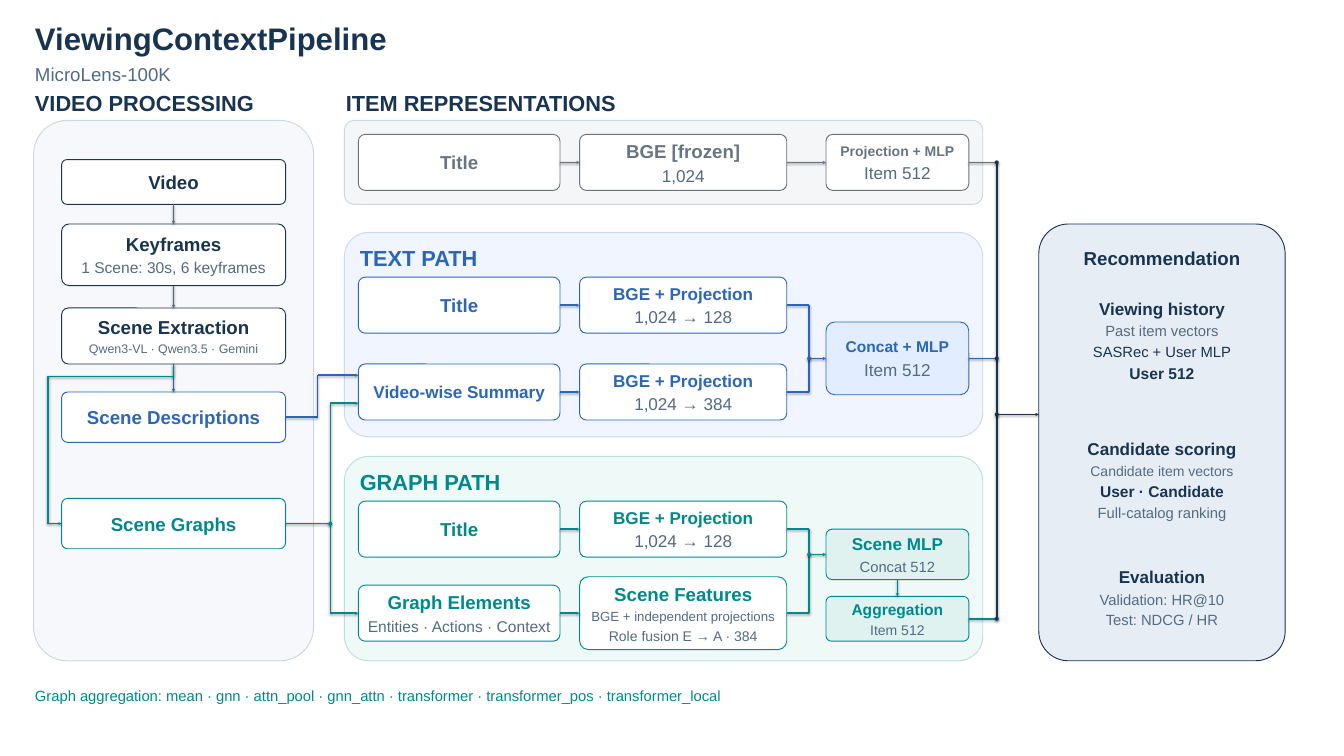
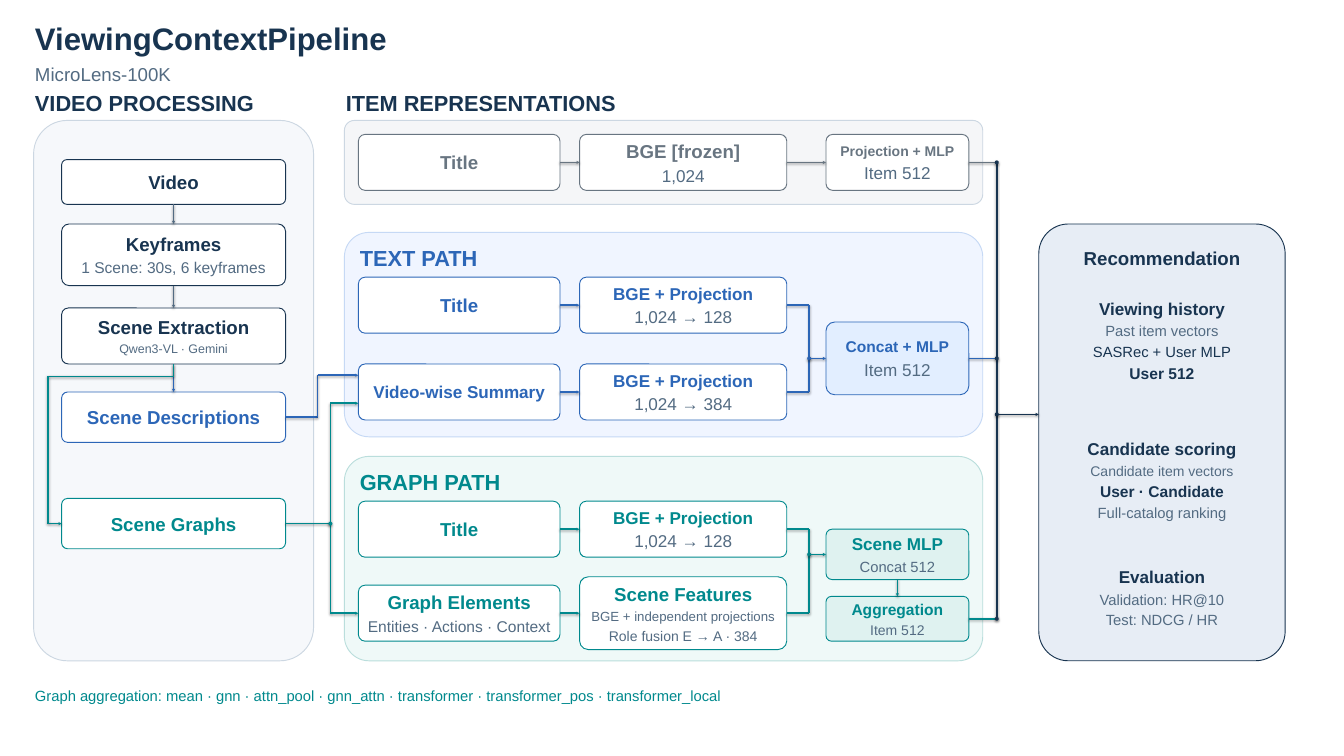
Before and after one commit to obeychoi0120/ViewingContextPipeline, a slide deck: slide 1 of docs/design/main_diagram.pptx. Drawn at 1344x756 pixels with LibreOffice and Linux fonts; fonts in the diff are those of the drawing. Boxes give left, top, right and bottom in pixels: in the first picture for what was removed or moved away, otherwise in the second. Text is boxed around its words. In the diff, an @@ line names an element or a change of style, - is before the commit and + after.

```diff
--- a/docs/design/main_diagram.pptx
+++ b/docs/design/main_diagram.pptx
@@ text at [119,344,227,356]: text changed @@
-Qwen3-VL · Qwen3.5 · Gemini
+Qwen3-VL · Gemini
```
Also in this commit, not shown: 46 other files.
